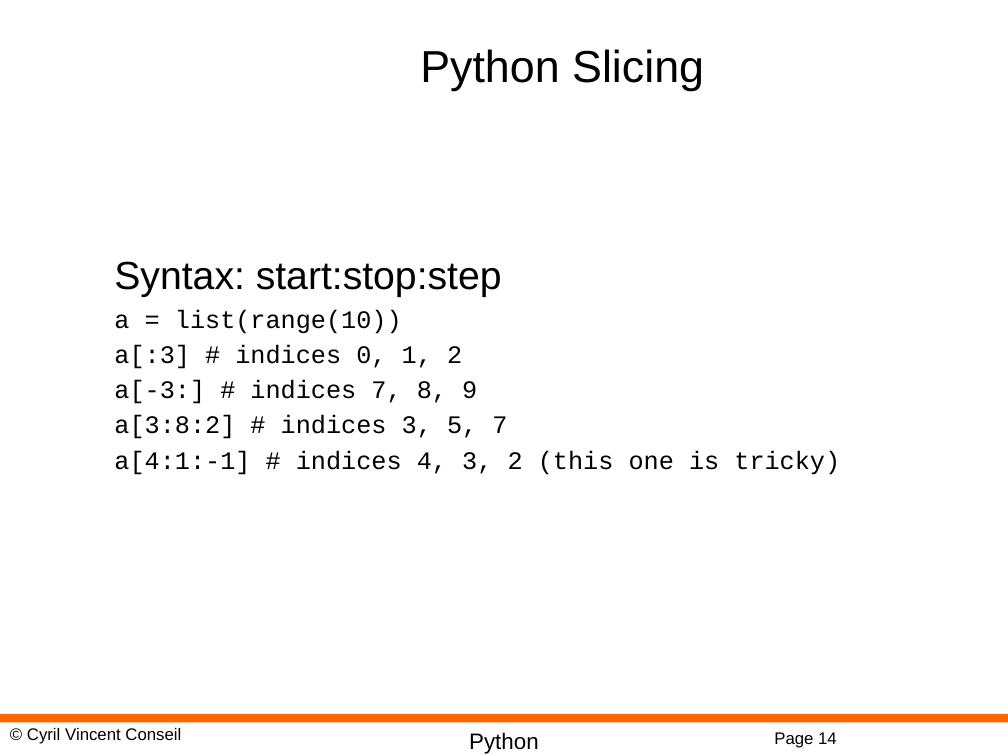
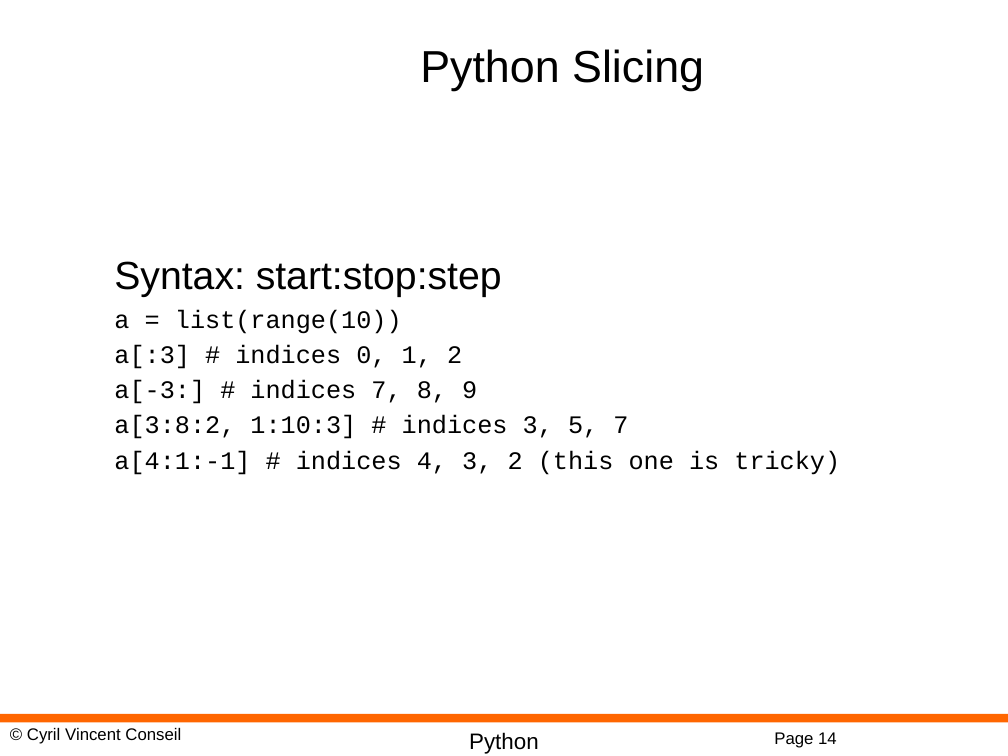
Before and after one commit to cyrilvincent/math, a slide deck: slide 14 of ppt/PythonMath07-NumpyMatrix.pptx. Drawn at 1008x756 pixels with LibreOffice and Linux fonts; fonts in the diff are those of the drawing; background and template pictures are left out. Boxes give left, top, right and bottom in pixels: in the first picture for what was removed or moved away, otherwise in the second. Text is boxed around its words. In the diff, an @@ line names an element or a change of style, - is before the commit and + after.

```diff
--- a/ppt/PythonMath07-NumpyMatrix.pptx
+++ b/ppt/PythonMath07-NumpyMatrix.pptx
@@ text at [114,415,628,439]: text changed @@
-a[3:8:2] # indices 3, 5, 7
+a[3:8:2, 1:10:3] # indices 3, 5, 7
```
Also in this commit, not shown: 2 other files.
